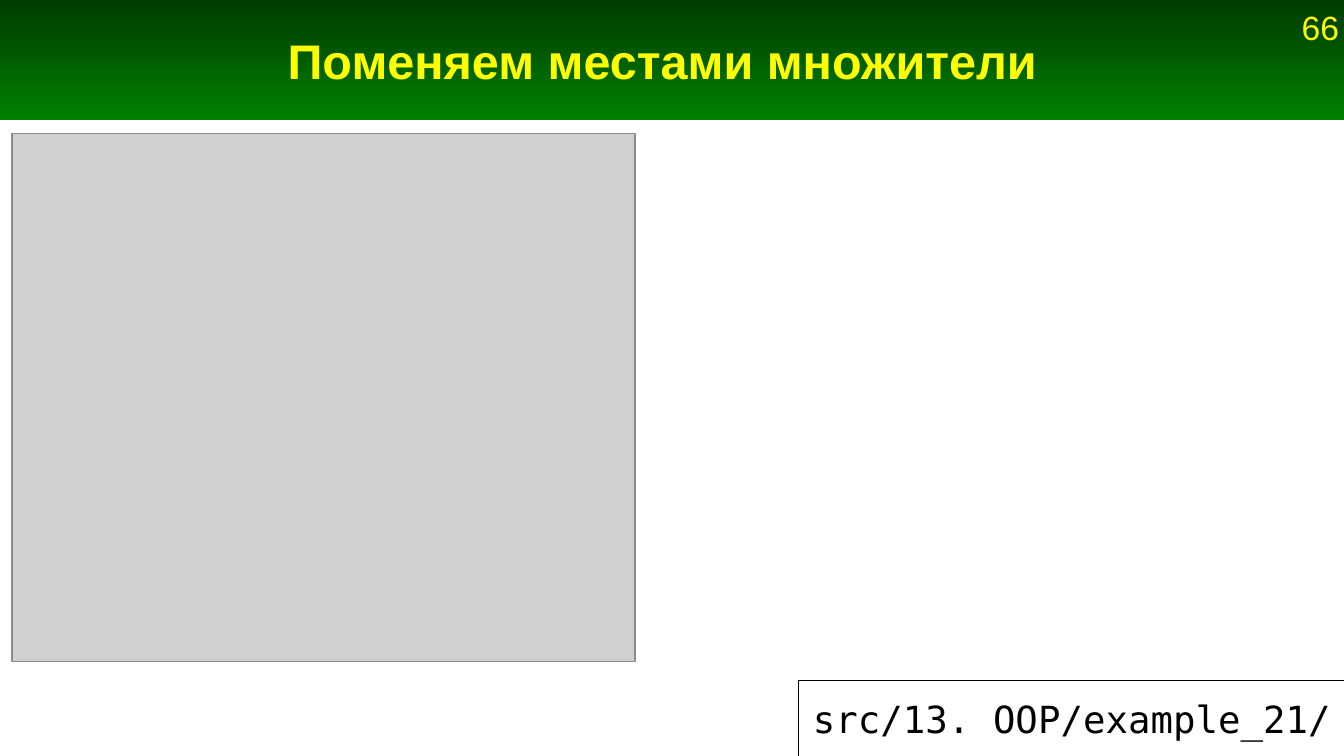
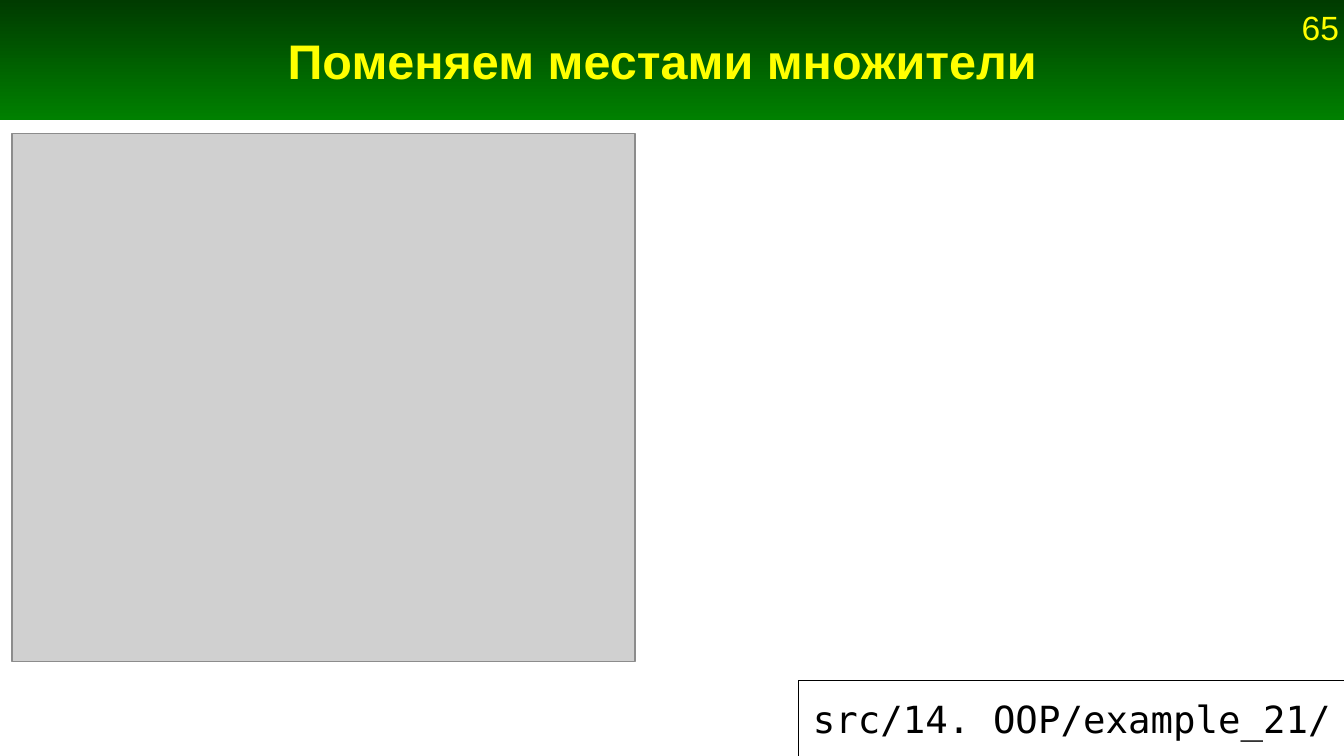
Before and after one commit to Jenyay/python-lectures, a slide deck: slide 65 of presentations/14. OOP.odp (slide 66 before the commit). Drawn at 1344x756 pixels with LibreOffice and Linux fonts; fonts in the diff are those of the drawing; grey boxes stand for pictures. Boxes give left, top, right and bottom in pixels: in the first picture for what was removed or moved away, otherwise in the second. Text is boxed around its words. In the diff, an @@ line names an element or a change of style, - is before the commit and + after.

```diff
--- a/presentations/14. OOP.odp
+++ b/presentations/14. OOP.odp
@@ page number at [1302, 16, 1339, 41]: text changed @@
-66
+65
@@ title at [813, 704, 1331, 741]: text changed @@
-src/13. OOP/example_21/
+src/14. OOP/example_21/
```
Also in this commit, not shown: 60 other slides changed, 1 slide removed, 1 other file.
